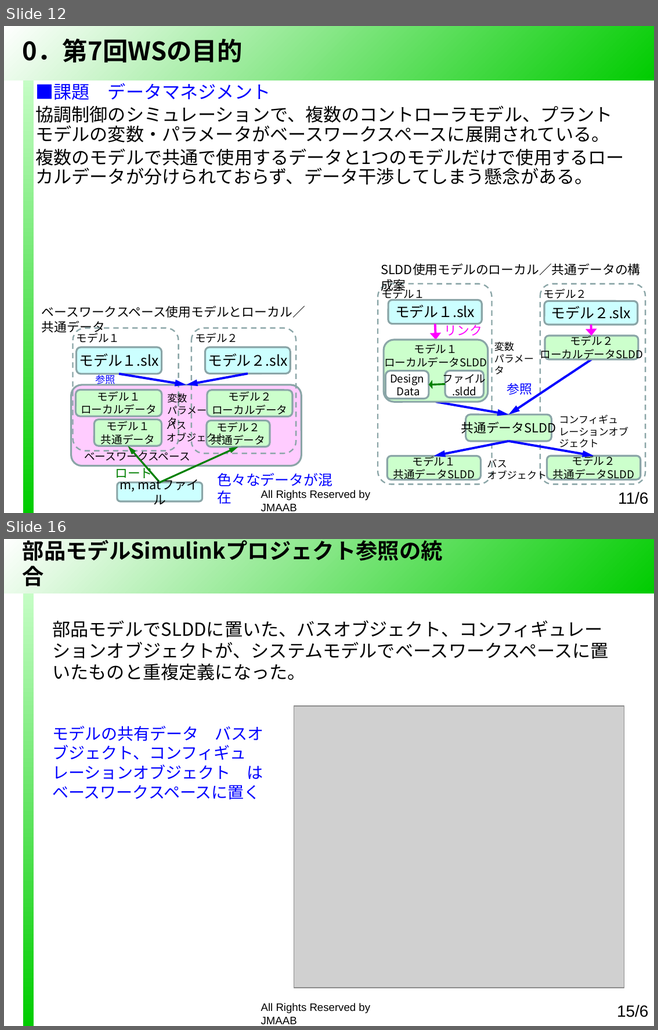
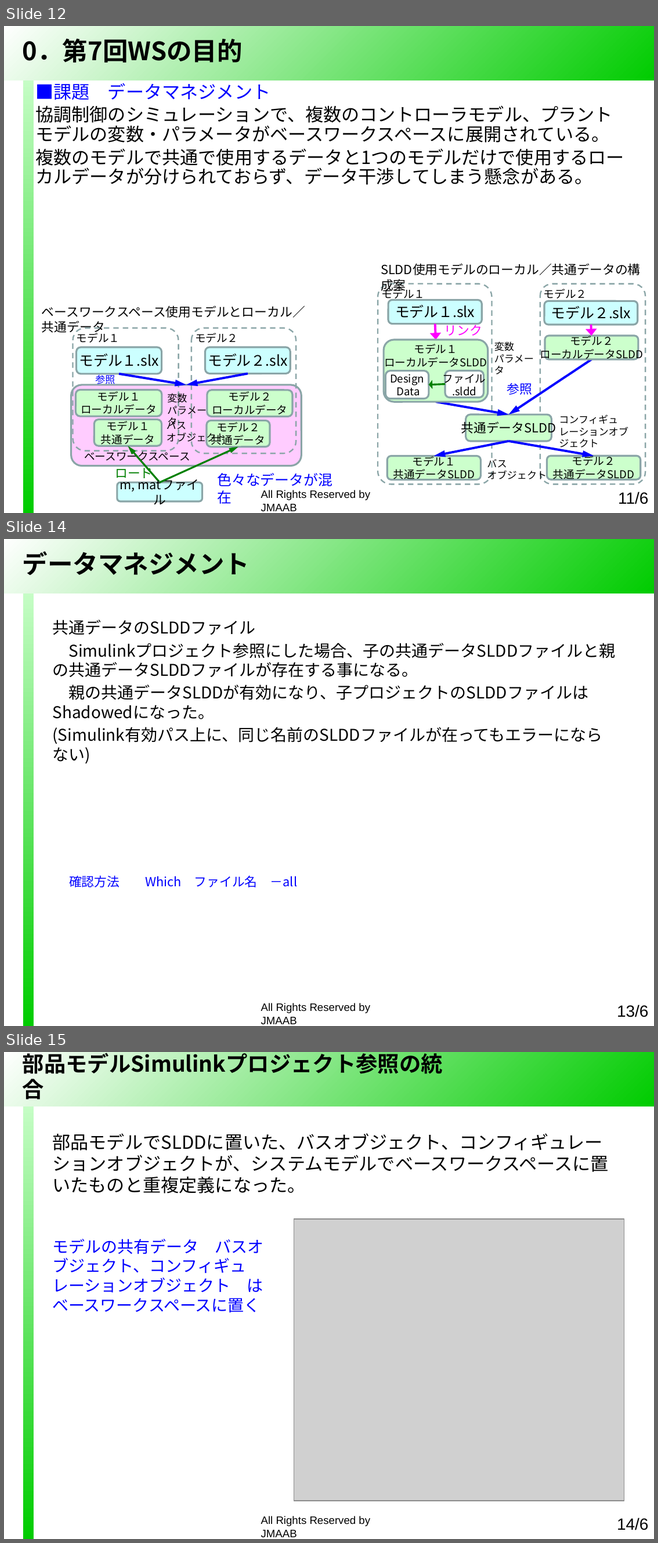
Before and after one commit to jmaab-coopctrl/HEV-model, a slide deck: Working/2019.8.29_協調制御モデル規格化WS2019第7回_議題案2.pptx. Shown one above the other, each under a label of ours: slides 12 and 16 before the commit, slides 12, 14 and 15 after it; the slides between them are not shown. The pictures are 658x1030 and 658x1543 pixels, drawn with LibreOffice and Linux fonts; fonts in the diff are those of the drawing; grey boxes stand for pictures; background and template pictures are left out. Boxes give left, top, right and bottom in pixels: in the first picture for what was removed or moved away, otherwise in the second. Text is boxed around its words. In the diff, an @@ line names an element or a change of style, - is before the commit and + after.

```diff
--- a/Working/2019.8.29_協調制御モデル規格化WS2019第7回_議題案2.pptx
+++ b/Working/2019.8.29_協調制御モデル規格化WS2019第7回_議題案2.pptx
@@ slide 14 added at [4,539,654,1026], background #FFFFFF; not listed: 4 template elements that a slide beside it also shows @@
@@ title added at [23,548,249,580], 28 pt, text #000000, bold @@
+データマネジメント
@@ text added at [53,620,615,744], 18 pt, text #000000 @@
+共通データのSLDDファイル
+Simulinkプロジェクト参照にした場合、子の共通データSLDDファイルと親の共通データSLDDファイルが存在する事になる。
+親の共通データSLDDが有効になり、子プロジェクトのSLDDファイルはShadowedになった。
+(Simulink有効パス上に、同じ名前のSLDDファイルが在ってもエラーにならない)
@@ text added at [69,875,297,888], 14 pt, text #0000FF @@
+確認方法 Which ファイル名 －all
@@ what was slide 16 is now slide 15 @@
@@ page number at [616,1518,648,1530]: text changed @@
-15/6
+14/6
```
Also in this commit, not shown: 2 slides changed, 1 other slide added, 1 other file.
